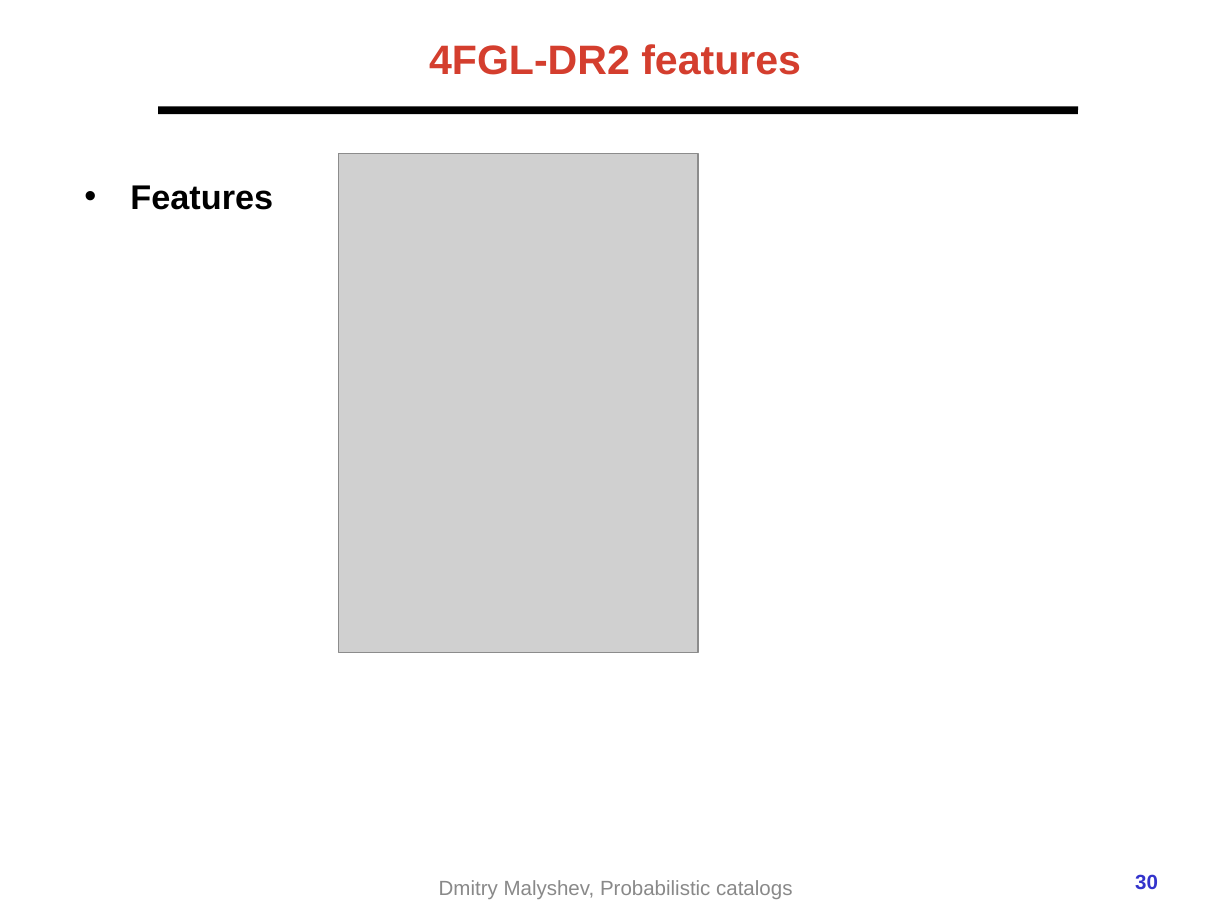
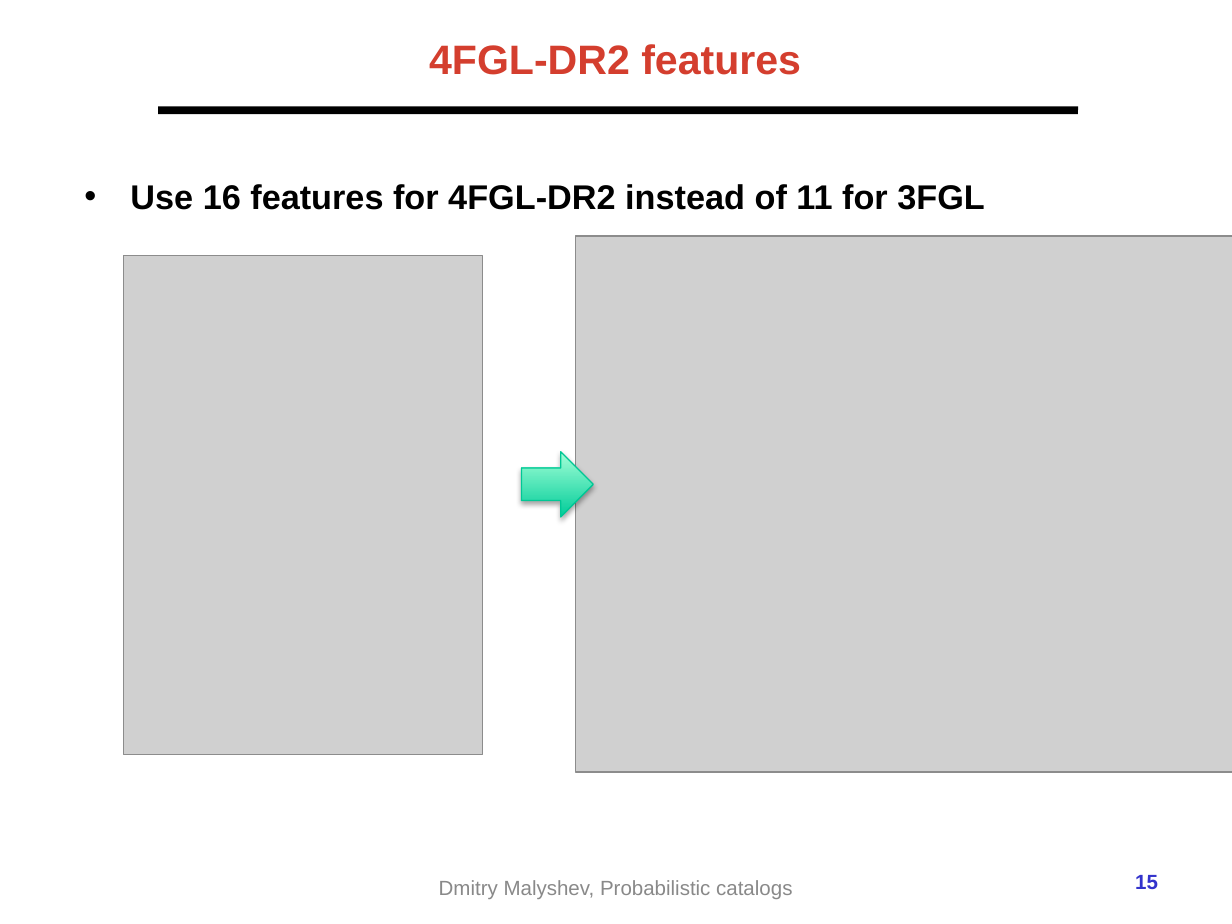
Before and after one commit to aakashbhat/Fermi-LAT, a slide deck: slide 15 of presentations/2021-02-Fermi_prob_catalog_ECAP_ML.pptx (slide 30 before the commit). Drawn at 1232x924 pixels with LibreOffice and Linux fonts; fonts in the diff are those of the drawing; grey boxes stand for pictures; background and template pictures are left out. Boxes give left, top, right and bottom in pixels: in the first picture for what was removed or moved away, otherwise in the second. Text is boxed around its words. In the diff, an @@ line names an element or a change of style, - is before the commit and + after.

Commit message:
1. Presentation updated 2. Table moved to BDT + Appendix table 3. New    catas

```diff
--- a/presentations/2021-02-Fermi_prob_catalog_ECAP_ML.pptx
+++ b/presentations/2021-02-Fermi_prob_catalog_ECAP_ML.pptx
@@ text at bbox=[130, 184, 985, 210]: text changed @@
-• Features
+• Use 16 features for 4FGL-DR2 instead of 11 for 3FGL
@@ picture added at bbox=[575, 237, 1232, 772] @@
@@ picture: place and size @@
-picture at bbox=[339, 154, 699, 653]
+picture at bbox=[123, 256, 483, 755]
@@ right arrow added at bbox=[521, 452, 593, 517], fill gradient #00CC99 to #A5FFD6, outline #00C896 0.75 pt @@
@@ page number at bbox=[1135, 875, 1158, 889]: text changed @@
-30
+15
```
Also in this commit, not shown: 13 other slides changed, 26 other files.
